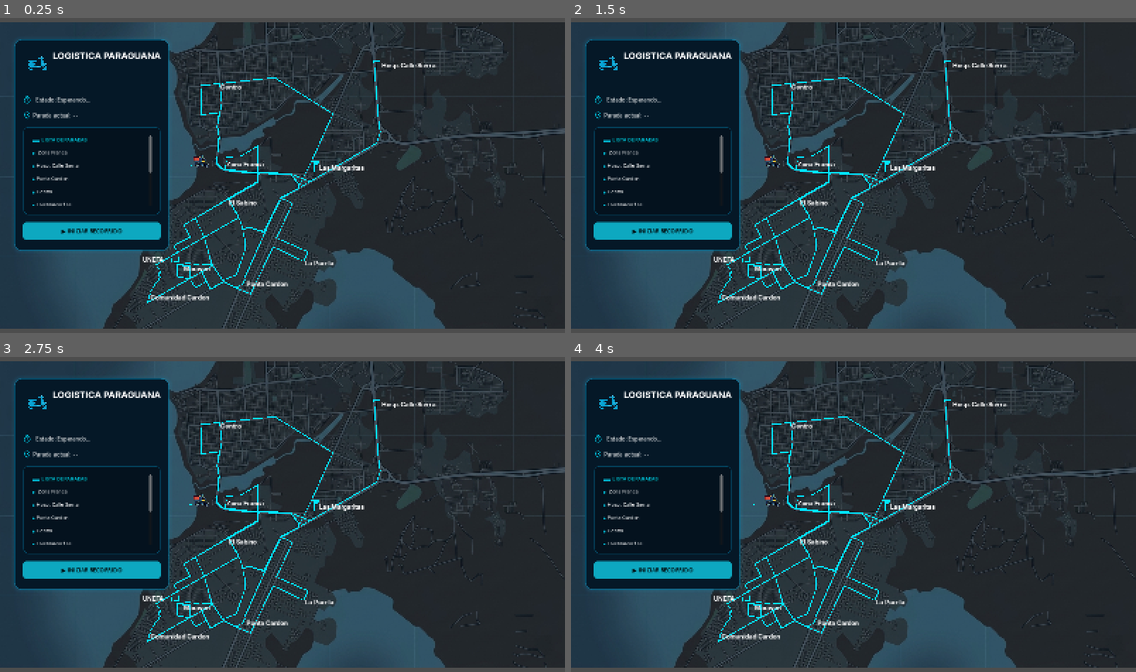
Above: before the commit, frames 1-4 (two rows, left to right).
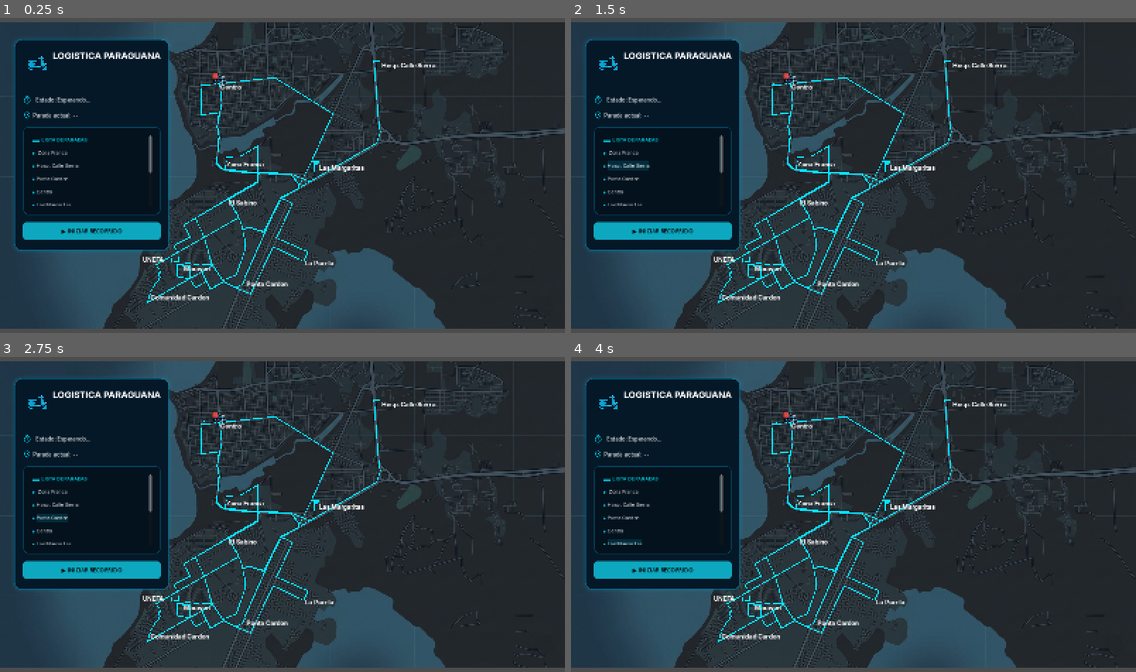
Above: after the commit, the same moments.

Repository: eln3gro245/simulacion
Game: Godot game, scene res://main_simulation.tscn
Two runs of this game, one before a commit and one after it. Both use one fixed random seed, a clock stepped at 60 frames per second and the inputs below.
Inputs (mouse positions are in pixels of both pictures, inside the frame that each line leads up to):
- Up to frame 1 (0.25 s): no input
- Up to frame 2 (1.5 s): click (621, 153) at 0.5 s, where only the run after the commit has a clickable "Zona Franca"; click (627, 166) at 1.25 s, where only the run after the commit has a clickable "Hosp. Calle Sierra"
- Up to frame 3 (2.75 s): click (50, 517) at 2 s, where only the run after the commit has a clickable "Punta Cardon"
- Up to frame 4 (4 s): click (616, 530) at 2.75 s, where only the run after the commit has a clickable "Centro"; click (627, 542) at 3.5 s, where only the run after the commit has a clickable "Las Margaritas"

The runs differ from the first frame. In frame 1, 0.2% of the frame differs, in the area x 6-41%, y 17-60%; in frame 2, 0.4%; in frame 3, 0.3%; in frame 4, 0.3%.

Commit message:
botones en la UI

Diff:
--- a/godot/simulacion-delivery-g/interfaz.tscn
+++ b/godot/simulacion-delivery-g/interfaz.tscn
@@ -44,6 +44,66 @@
 corner_radius_bottom_right = 15
 corner_radius_bottom_left = 15
 
+[sub_resource type="StyleBoxFlat" id="StyleBoxFlat_63phn"]
+bg_color = Color(0.6, 0.6, 0.6, 0)
+
+[sub_resource type="StyleBoxFlat" id="StyleBoxFlat_awyb4"]
+bg_color = Color(0, 0.8509804, 1, 0.13333334)
+
+[sub_resource type="StyleBoxFlat" id="StyleBoxFlat_dnjed"]
+bg_color = Color(0.6, 0.6, 0.6, 0)
+
+[sub_resource type="StyleBoxFlat" id="StyleBoxFlat_c4una"]
+bg_color = Color(0, 0.8509804, 1, 0.13333334)
+
+[sub_resource type="StyleBoxFlat" id="StyleBoxFlat_4o6mv"]
+bg_color = Color(0.6, 0.6, 0.6, 0)
+
+[sub_resource type="StyleBoxFlat" id="StyleBoxFlat_rnwo2"]
+bg_color = Color(0, 0.8509804, 1, 0.13333334)
+
+[sub_resource type="StyleBoxFlat" id="StyleBoxFlat_aqvxc"]
+bg_color = Color(0.6, 0.6, 0.6, 0)
+
+[sub_resource type="StyleBoxFlat" id="StyleBoxFlat_egwi4"]
+bg_color = Color(0, 0.8509804, 1, 0.13333334)
+
+[sub_resource type="StyleBoxFlat" id="StyleBoxFlat_y5eju"]
+bg_color = Color(0.6, 0.6, 0.6, 0)
+
+[sub_resource type="StyleBoxFlat" id="StyleBoxFlat_wqrow"]
+bg_color = Color(0, 0.8509804, 1, 0.13333334)
+
+[sub_resource type="StyleBoxFlat" id="StyleBoxFlat_yo6hs"]
+bg_color = Color(0.6, 0.6, 0.6, 0)
+
+[sub_resource type="StyleBoxFlat" id="StyleBoxFlat_2jolw"]
+bg_color = Color(0, 0.8509804, 1, 0.13333334)
+
+[sub_resource type="StyleBoxFlat" id="StyleBoxFlat_k4qpr"]
+bg_color = Color(0.6, 0.6, 0.6, 0)
+
+[sub_resource type="StyleBoxFlat" id="StyleBoxFlat_xkes4"]
+bg_color = Color(0, 0.8509804, 1, 0.13333334)
+
+[sub_resource type="StyleBoxFlat" id="StyleBoxFlat_c3wp6"]
+bg_color = Color(0.6, 0.6, 0.6, 0)
+
+[sub_resource type="StyleBoxFlat" id="StyleBoxFlat_0sjue"]
+bg_color = Color(0, 0.8509804, 1, 0.13333334)
+
+[sub_resource type="StyleBoxFlat" id="StyleBoxFlat_rxoeu"]
+bg_color = Color(0.6, 0.6, 0.6, 0)
+
+[sub_resource type="StyleBoxFlat" id="StyleBoxFlat_xt50m"]
+bg_color = Color(0, 0.8509804, 1, 0.13333334)
+
+[sub_resource type="StyleBoxFlat" id="StyleBoxFlat_xf00c"]
+bg_color = Color(0.6, 0.6, 0.6, 0)
+
+[sub_resource type="StyleBoxFlat" id="StyleBoxFlat_60mnb"]
+bg_color = Color(0, 0.8509804, 1, 0.13333334)
+
 [sub_resource type="StyleBoxFlat" id="StyleBoxFlat_33t3g"]
 content_margin_top = 10.0
 content_margin_bottom = 10.0
@@ -183,10 +243,12 @@
 theme_override_colors/font_color = Color(0, 0.7176471, 0.81960785, 1)
 text = "•"
 
-[node name="Zona_FrancaLabel" type="Label" parent="CanvasLayer/MarginContainer/PanelContainer/MarginContainer/VBoxContainer/PanelContainer/MarginContainer/ScrollContainer/VBoxContainer/Fila_Parada1" unique_id=942931099]
-layout_mode = 2
-theme_override_fonts/font = ExtResource("5_63phn")
-theme_override_font_sizes/font_size = 14
+[node name="Zona_FrancaLabel" type="Button" parent="CanvasLayer/MarginContainer/PanelContainer/MarginContainer/VBoxContainer/PanelContainer/MarginContainer/ScrollContainer/VBoxContainer/Fila_Parada1" unique_id=1923986209]
+layout_mode = 2
+theme_override_fonts/font = ExtResource("5_63phn")
+theme_override_font_sizes/font_size = 14
+theme_override_styles/normal = SubResource("StyleBoxFlat_63phn")
+theme_override_styles/hover = SubResource("StyleBoxFlat_awyb4")
 text = " Zona Franca"
 
 [node name="Fila_Parada2" type="HBoxContainer" parent="CanvasLayer/MarginContainer/PanelContainer/MarginContainer/VBoxContainer/PanelContainer/MarginContainer/ScrollContainer/VBoxContainer" unique_id=729057850]
@@ -197,10 +259,12 @@
 theme_override_colors/font_color = Color(0, 0.7176471, 0.81960785, 1)
 text = "•"
 
-[node name="Hosp_Calle_SierraLabel" type="Label" parent="CanvasLayer/MarginContainer/PanelContainer/MarginContainer/VBoxContainer/PanelContainer/MarginContainer/ScrollContainer/VBoxContainer/Fila_Parada2" unique_id=1070038077]
-layout_mode = 2
-theme_override_fonts/font = ExtResource("5_63phn")
-theme_override_font_sizes/font_size = 14
+[node name="Hosp_Calle_SierraLabel" type="Button" parent="CanvasLayer/MarginContainer/PanelContainer/MarginContainer/VBoxContainer/PanelContainer/MarginContainer/ScrollContainer/VBoxContainer/Fila_Parada2" unique_id=316207987]
+layout_mode = 2
+theme_override_fonts/font = ExtResource("5_63phn")
+theme_override_font_sizes/font_size = 14
+theme_override_styles/normal = SubResource("StyleBoxFlat_dnjed")
+theme_override_styles/hover = SubResource("StyleBoxFlat_c4una")
 text = "Hosp. Calle Sierra"
 
 [node name="Fila_Parada3" type="HBoxContainer" parent="CanvasLayer/MarginContainer/PanelContainer/MarginContainer/VBoxContainer/PanelContainer/MarginContainer/ScrollContainer/VBoxContainer" unique_id=646025782]
@@ -211,10 +275,12 @@
 theme_override_colors/font_color = Color(0, 0.7176471, 0.81960785, 1)
 text = "•"
 
-[node name="Punta_CardonLabel" type="Label" parent="CanvasLayer/MarginContainer/PanelContainer/MarginContainer/VBoxContainer/PanelContainer/MarginContainer/ScrollContainer/VBoxContainer/Fila_Parada3" unique_id=78458943]
-layout_mode = 2
-theme_override_fonts/font = ExtResource("5_63phn")
-theme_override_font_sizes/font_size = 14
+[node name="Punta_CardonLabel" type="Button" parent="CanvasLayer/MarginContainer/PanelContainer/MarginContainer/VBoxContainer/PanelContainer/MarginContainer/ScrollContainer/VBoxContainer/Fila_Parada3" unique_id=921584583]
+layout_mode = 2
+theme_override_fonts/font = ExtResource("5_63phn")
+theme_override_font_sizes/font_size = 14
+theme_override_styles/normal = SubResource("StyleBoxFlat_4o6mv")
+theme_override_styles/hover = SubResource("StyleBoxFlat_rnwo2")
 text = "Punta Cardon"
 
 [node name="Fila_Parada4" type="HBoxContainer" parent="CanvasLayer/MarginContainer/PanelContainer/MarginContainer/VBoxContainer/PanelContainer/MarginContainer/ScrollContainer/VBoxContainer" unique_id=604149629]
@@ -225,10 +291,12 @@
 theme_override_colors/font_color = Color(0, 0.7176471, 0.81960785, 1)
 text = "•"
 
-[node name="CentroLabel" type="Label" parent="CanvasLayer/MarginContainer/PanelContainer/MarginContainer/VBoxContainer/PanelContainer/MarginContainer/ScrollContainer/VBoxContainer/Fila_Parada4" unique_id=534481201]
-layout_mode = 2
-theme_override_fonts/font = ExtResource("5_63phn")
-theme_override_font_sizes/font_size = 14
+[node name="CentroLabel" type="Button" parent="CanvasLayer/MarginContainer/PanelContainer/MarginContainer/VBoxContainer/PanelContainer/MarginContainer/ScrollContainer/VBoxContainer/Fila_Parada4" unique_id=1686833889]
+layout_mode = 2
+theme_override_fonts/font = ExtResource("5_63phn")
+theme_override_font_sizes/font_size = 14
+theme_override_styles/normal = SubResource("StyleBoxFlat_aqvxc")
+theme_override_styles/hover = SubResource("StyleBoxFlat_egwi4")
 text = "Centro"
 
 [node name="Fila_Parada5" type="HBoxContainer" parent="CanvasLayer/MarginContainer/PanelContainer/MarginContainer/VBoxContainer/PanelContainer/MarginContainer/ScrollContainer/VBoxContainer" unique_id=1406539963]
@@ -239,10 +307,12 @@
 theme_override_colors/font_color = Color(0, 0.7176471, 0.81960785, 1)
 text = "•"
 
-[node name="Las_MargaritasLabel" type="Label" parent="CanvasLayer/MarginContainer/PanelContainer/MarginContainer/VBoxContainer/PanelContainer/MarginContainer/ScrollContainer/VBoxContainer/Fila_Parada5" unique_id=1920497402]
-layout_mode = 2
-theme_override_fonts/font = ExtResource("5_63phn")
-theme_override_font_sizes/font_size = 14
+[node name="Las_MargaritasLabel" type="Button" parent="CanvasLayer/MarginContainer/PanelContainer/MarginContainer/VBoxContainer/PanelContainer/MarginContainer/ScrollContainer/VBoxContainer/Fila_Parada5" unique_id=2033288157]
+layout_mode = 2
+theme_override_fonts/font = ExtResource("5_63phn")
+theme_override_font_sizes/font_size = 14
+theme_override_styles/normal = SubResource("StyleBoxFlat_y5eju")
+theme_override_styles/hover = SubResource("StyleBoxFlat_wqrow")
 text = "Las Margaritas"
 
 [node name="Fila_Parada6" type="HBoxContainer" parent="CanvasLayer/MarginContainer/PanelContainer/MarginContainer/VBoxContainer/PanelContainer/MarginContainer/ScrollContainer/VBoxContainer" unique_id=353265855]
@@ -253,10 +323,12 @@
 theme_override_colors/font_color = Color(0, 0.7176471, 0.81960785, 1)
 text = "•"
 
-[node name="El_SabinoLabel" type="Label" parent="CanvasLayer/MarginContainer/PanelContainer/MarginContainer/VBoxContainer/PanelContainer/MarginContainer/ScrollContainer/VBoxContainer/Fila_Parada6" unique_id=414951645]
-layout_mode = 2
-theme_override_fonts/font = ExtResource("5_63phn")
-theme_override_font_sizes/font_size = 14
+[node name="El_SabinoLabel" type="Button" parent="CanvasLayer/MarginContainer/PanelContainer/MarginContainer/VBoxContainer/PanelContainer/MarginContainer/ScrollContainer/VBoxContainer/Fila_Parada6" unique_id=1950210813]
+layout_mode = 2
+theme_override_fonts/font = ExtResource("5_63phn")
+theme_override_font_sizes/font_size = 14
+theme_override_styles/normal = SubResource("StyleBoxFlat_yo6hs")
+theme_override_styles/hover = SubResource("StyleBoxFlat_2jolw")
 text = "El Sabino"
 
 [node name="Fila_Parada7" type="HBoxContainer" parent="CanvasLayer/MarginContainer/PanelContainer/MarginContainer/VBoxContainer/PanelContainer/MarginContainer/ScrollContainer/VBoxContainer" unique_id=1775684207]
@@ -267,10 +339,12 @@
 theme_override_colors/font_color = Color(0, 0.7176471, 0.81960785, 1)
 text = "•"
 
-[node name="UNEFA_Label" type="Label" parent="CanvasLayer/MarginContainer/PanelContainer/MarginContainer/VBoxContainer/PanelContainer/MarginContainer/ScrollContainer/VBoxContainer/Fila_Parada7" unique_id=847327903]
-layout_mode = 2
-theme_override_fonts/font = ExtResource("5_63phn")
-theme_override_font_sizes/font_size = 14
+[node name="UNEFA_Label" type="Button" parent="CanvasLayer/MarginContainer/PanelContainer/MarginContainer/VBoxContainer/PanelContainer/MarginContainer/ScrollContainer/VBoxContainer/Fila_Parada7" unique_id=866647531]
+layout_mode = 2
+theme_override_fonts/font = ExtResource("5_63phn")
+theme_override_font_sizes/font_size = 14
+theme_override_styles/normal = SubResource("StyleBoxFlat_k4qpr")
+theme_override_styles/hover = SubResource("StyleBoxFlat_xkes4")
 text = "UNEFA"
 
 [node name="Fila_Parada8" type="HBoxContainer" parent="CanvasLayer/MarginContainer/PanelContainer/MarginContainer/VBoxContainer/PanelContainer/MarginContainer/ScrollContainer/VBoxContainer" unique_id=351427203]
@@ -281,10 +355,12 @@
 theme_override_colors/font_color = Color(0, 0.7176471, 0.81960785, 1)
 text = "•"
 
-[node name="MaravenLabel" type="Label" parent="CanvasLayer/MarginContainer/PanelContainer/MarginContainer/VBoxContainer/PanelContainer/MarginContainer/ScrollContainer/VBoxContainer/Fila_Parada8" unique_id=1870367559]
-layout_mode = 2
-theme_override_fonts/font = ExtResource("5_63phn")
-theme_override_font_sizes/font_size = 14
+[node name="MaravenLabel" type="Button" parent="CanvasLayer/MarginContainer/PanelContainer/MarginContainer/VBoxContainer/PanelContainer/MarginContainer/ScrollContainer/VBoxContainer/Fila_Parada8" unique_id=1789042757]
+layout_mode = 2
+theme_override_fonts/font = ExtResource("5_63phn")
+theme_override_font_sizes/font_size = 14
+theme_override_styles/normal = SubResource("StyleBoxFlat_c3wp6")
+theme_override_styles/hover = SubResource("StyleBoxFlat_0sjue")
 text = "Maraven"
 
 [node name="Fila_Parada9" type="HBoxContainer" parent="CanvasLayer/MarginContainer/PanelContainer/MarginContainer/VBoxContainer/PanelContainer/MarginContainer/ScrollContainer/VBoxContainer" unique_id=490405884]
@@ -295,10 +371,12 @@
 theme_override_colors/font_color = Color(0, 0.7176471, 0.81960785, 1)
 text = "•"
 
-[node name="Comunidad_CardonLabel" type="Label" parent="CanvasLayer/MarginContainer/PanelContainer/MarginContainer/VBoxContainer/PanelContainer/MarginContainer/ScrollContainer/VBoxContainer/Fila_Parada9" unique_id=1988140996]
-layout_mode = 2
-theme_override_fonts/font = ExtResource("5_63phn")
-theme_override_font_sizes/font_size = 14
+[node name="Comunidad_CardonLabel" type="Button" parent="CanvasLayer/MarginContainer/PanelContainer/MarginContainer/VBoxContainer/PanelContainer/MarginContainer/ScrollContainer/VBoxContainer/Fila_Parada9" unique_id=667539520]
+layout_mode = 2
+theme_override_fonts/font = ExtResource("5_63phn")
+theme_override_font_sizes/font_size = 14
+theme_override_styles/normal = SubResource("StyleBoxFlat_rxoeu")
+theme_override_styles/hover = SubResource("StyleBoxFlat_xt50m")
 text = "Comunidad Cardon"
 
 [node name="Fila_Parada10" type="HBoxContainer" parent="CanvasLayer/MarginContainer/PanelContainer/MarginContainer/VBoxContainer/PanelContainer/MarginContainer/ScrollContainer/VBoxContainer" unique_id=107955877]
@@ -309,10 +387,12 @@
 theme_override_colors/font_color = Color(0, 0.7176471, 0.81960785, 1)
 text = "•"
 
-[node name="La_PuertaLabel" type="Label" parent="CanvasLayer/MarginContainer/PanelContainer/MarginContainer/VBoxContainer/PanelContainer/MarginContainer/ScrollContainer/VBoxContainer/Fila_Parada10" unique_id=886490270]
-layout_mode = 2
-theme_override_fonts/font = ExtResource("5_63phn")
-theme_override_font_sizes/font_size = 14
+[node name="La_PuertaLabel" type="Button" parent="CanvasLayer/MarginContainer/PanelContainer/MarginContainer/VBoxContainer/PanelContainer/MarginContainer/ScrollContainer/VBoxContainer/Fila_Parada10" unique_id=1952923815]
+layout_mode = 2
+theme_override_fonts/font = ExtResource("5_63phn")
+theme_override_font_sizes/font_size = 14
+theme_override_styles/normal = SubResource("StyleBoxFlat_xf00c")
+theme_override_styles/hover = SubResource("StyleBoxFlat_60mnb")
 text = "La Puerta"
 
 [node name="Button" type="Button" parent="CanvasLayer/MarginContainer/PanelContainer/MarginContainer/VBoxContainer" unique_id=1846433085]
--- a/godot/simulacion-delivery-g/main_simulation.tscn
+++ b/godot/simulacion-delivery-g/main_simulation.tscn
@@ -194,4 +194,4 @@
 offset_bottom = 40.0
 
 [node name="Moto" parent="ContenedorMoto" unique_id=1323727844 instance=ExtResource("2_41m6i")]
-position = Vector2(73, 1)
+position = Vector2(125, -234)
Not shown: 1 places in godot/simulacion-delivery-g/main_simulation.tscn that only renumber resources
